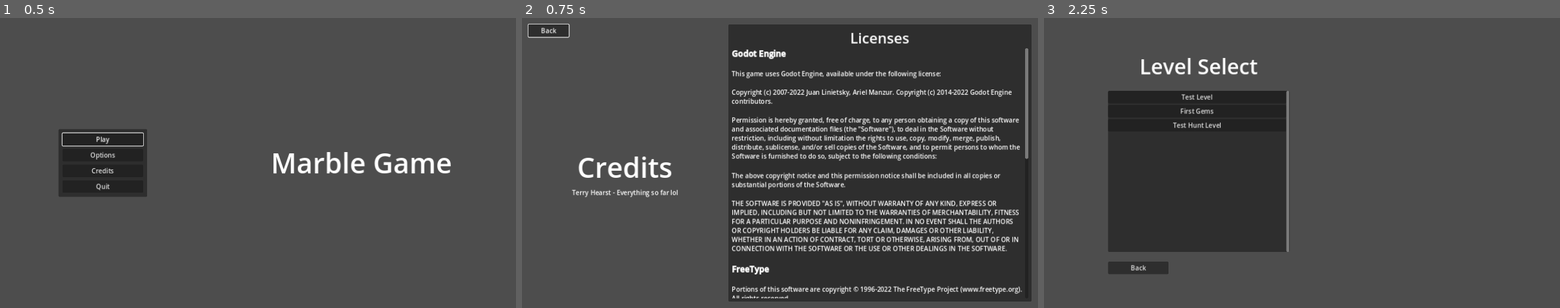
Above: before the commit, frames 1-3 (left to right).
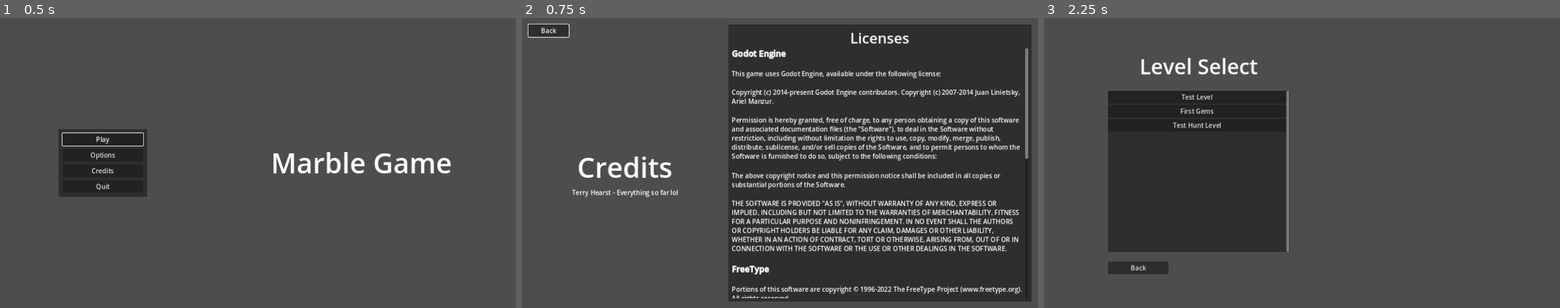
Above: after the commit, the same moments.

Repository: thearst3rd/godot4-marble-game
Game: Godot game, scene res://src/states/menu/main_menu.tscn
Two runs of this game, one before a commit and one after it. Both use one fixed random seed, a clock stepped at 60 frames per second and the inputs below.
Inputs:
- Up to frame 1 (0.5 s): no input
- Up to frame 2 (0.75 s): click "Credits" at 0.5 s
- Up to frame 3 (2.25 s): click "Back" at 1.25 s; click "Play" at 2 s

Frame 1 is identical in both runs. In frame 2, 0.7% of the frame differs, in the area x 40-97%, y 24-30%; in frame 3, nothing differs.

Commit message:
Update engine to 4.1.beta2

Diff:
--- a/project.godot
+++ b/project.godot
@@ -12,7 +12,7 @@
 
 config/name="MarbleGame"
 run/main_scene="res://src/states/menu/main_menu.tscn"
-config/features=PackedStringArray("4.0")
+config/features=PackedStringArray("4.1")
 config/icon="res://icon.png"
 
 [autoload]
@@ -128,7 +128,7 @@
 }
 powerup={
 "deadzone": 0.5,
-"events": [Object(InputEventMouseButton,"resource_local_to_s …(205 unchanged characters)… r2(0, 0),"factor":1.0,"button_index":1,"pressed":false,"double_click":false,"script":null)
+"events": [Object(InputEventMouseButton,"resource_local_to_s …(205 unchanged characters)… r2(0, 0),"factor":1.0,"button_index":1,"canceled":false,"pressed":false,"double_click":false,"script":null)
 ]
 }
 forward_controller={
--- a/src/states/menu/credits_menu.tscn
+++ b/src/states/menu/credits_menu.tscn
@@ -104,7 +104,7 @@
 
 This game uses Godot Engine, available under the following license:
 
-Copyright (c) 2007-2022 Juan Linietsky, Ariel Manzur. Copyright (c) 2014-2022 Godot Engine contributors.
+Copyright (c) 2014-present Godot Engine contributors. Copyright (c) 2007-2014 Juan Linietsky, Ariel Manzur.
 
 Permission is hereby granted, free of charge, to any person obtaining a copy of this software and associated documentat …(315 unchanged characters)…
 
Not shown, changed: README.md
